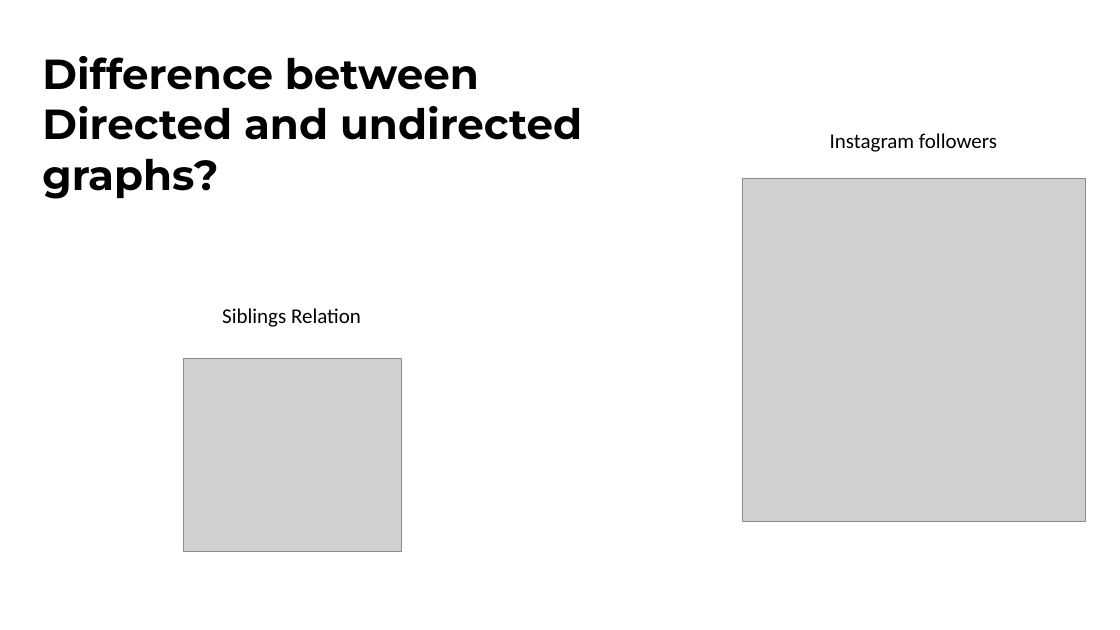
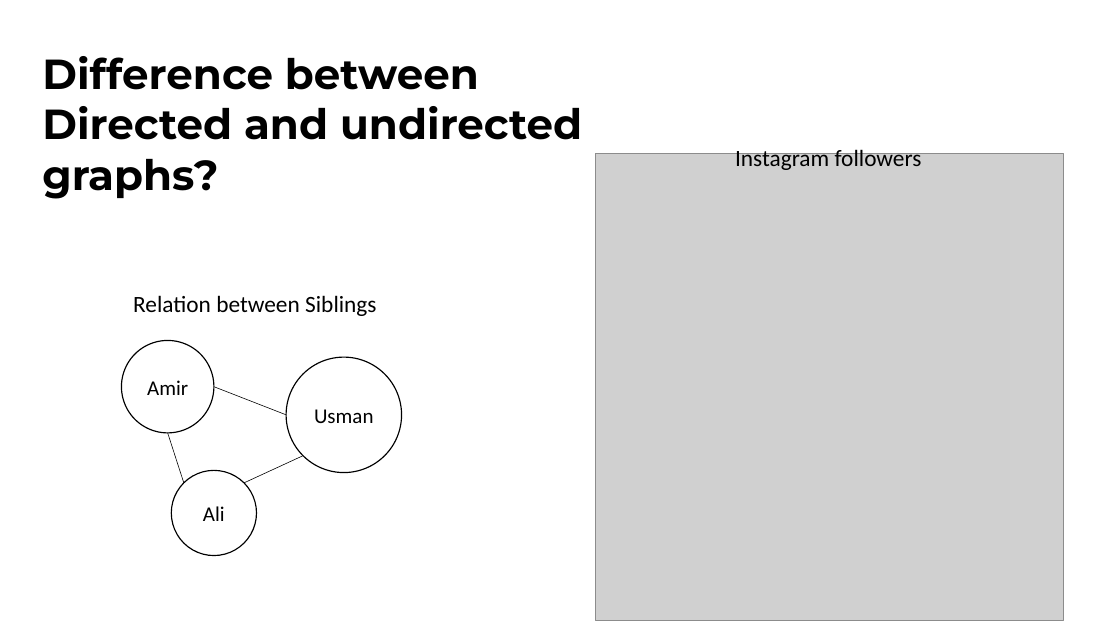
Before and after one commit to ibmbt/group5_graphtheory, a slide deck: slide 6 of group5_graphtheory.pptx. Drawn at 1120x630 pixels with LibreOffice and Linux fonts; fonts in the diff are those of the drawing; grey boxes stand for pictures. Boxes give left, top, right and bottom in pixels: in the first picture for what was removed or moved away, otherwise in the second. Text is boxed around its words. In the diff, an @@ line names an element or a change of style, - is before the commit and + after.

```diff
--- a/group5_graphtheory.pptx
+++ b/group5_graphtheory.pptx
@@ text "Instagram followers": place and size @@
-text "Instagram followers" at <box>830,133,997,152</box>
+text "Instagram followers" at <box>735,147,922,170</box>
@@ text "Instagram followers" at <box>735,147,922,170</box>: size 18 to 20 pt @@
@@ picture: place and size @@
-picture at <box>743,179,1086,522</box>
+picture at <box>596,153,1063,620</box>
@@ text at <box>133,295,376,316</box>: text changed; size 18 to 20 pt @@
-Siblings Relation
+Relation between Siblings
@@ ellipse added at <box>122,340,214,433</box>, fill #FFFFFF, outline #000000 1 pt, 18 pt, text #000000 @@
+Amir
@@ picture removed at <box>184,359,402,552</box> @@
@@ ellipse added at <box>287,357,402,472</box>, fill #FFFFFF, outline #000000 1 pt, 18 pt, text #000000 @@
+Usman
@@ line added from (287, 415) to (214, 386), #000000 0.5 pt @@
@@ line added from (184, 483) to (168, 433), #000000 0.5 pt @@
@@ ellipse added at <box>171,471,256,555</box>, fill #FFFFFF, outline #000000 1 pt, 18 pt, text #000000 @@
+Ali
@@ line added from (303, 456) to (245, 483), #000000 0.5 pt @@
```
Also in this commit, not shown: 4 other slides changed.
